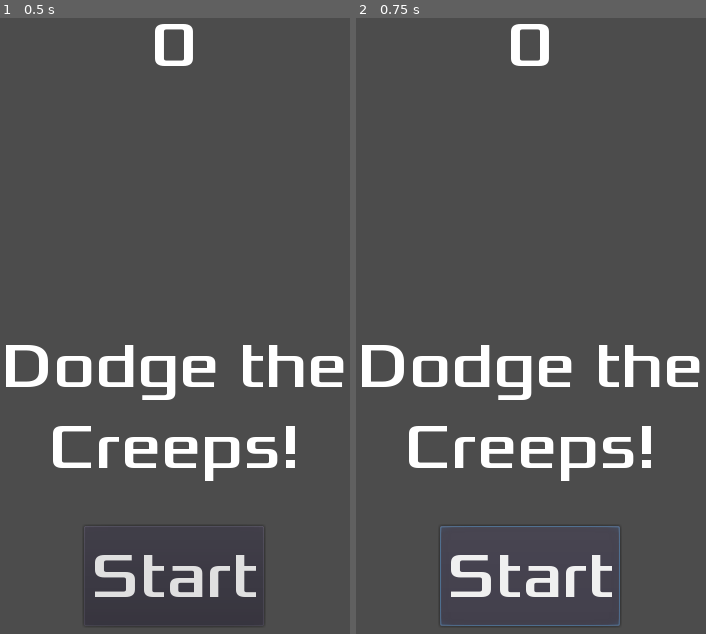
Above: before the commit, frames 1-2 (left to right).
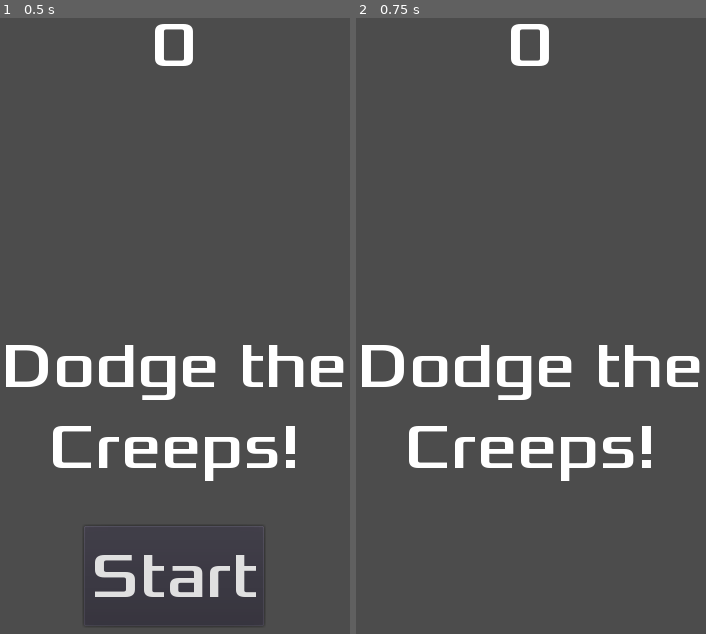
Above: after the commit, the same moments.

Repository: Michael-Brendo/Dodge_the_Creeps
Game: Godot game, scene res://HUD.tscn
The game is run twice, just before and just after one commit, with the same random seed, the same clock (stepped at 60 frames per second) and the same inputs. This scene is started directly instead of the project's main scene.
Inputs:
- Up to frame 1 (0.5 s): no input
- Up to frame 2 (0.75 s): click "Start" at 0.5 s

Frame 1 is identical in both runs. In frame 2, 1.6% of the frame differs, in the area x 24-76%, y 82-99%.

Commit message:
Update HUD

Diff:
--- a/HUD.gd
+++ b/HUD.gd
@@ -22,13 +22,10 @@
 	$ScoreLabel.text = str(score)
 
 
-
-
-
-
 func _on_MessageTimer_timeout():
-	pass # Replace with function body.
+	$Message.hide()
 
 
 func _on_StartButton_pressed():
-	pass # Replace with function body.
+	$StartButton.hide()
+	emit_signal("start_game")
--- a/HUD.tscn
+++ b/HUD.tscn
@@ -43,3 +43,6 @@
 [node name="MessageTimer" type="Timer" parent="."]
 wait_time = 2.0
 one_shot = true
+
+[connection signal="pressed" from="StartButton" to="." method="_on_StartButton_pressed"]
+[connection signal="timeout" from="MessageTimer" to="." method="_on_MessageTimer_timeout"]
